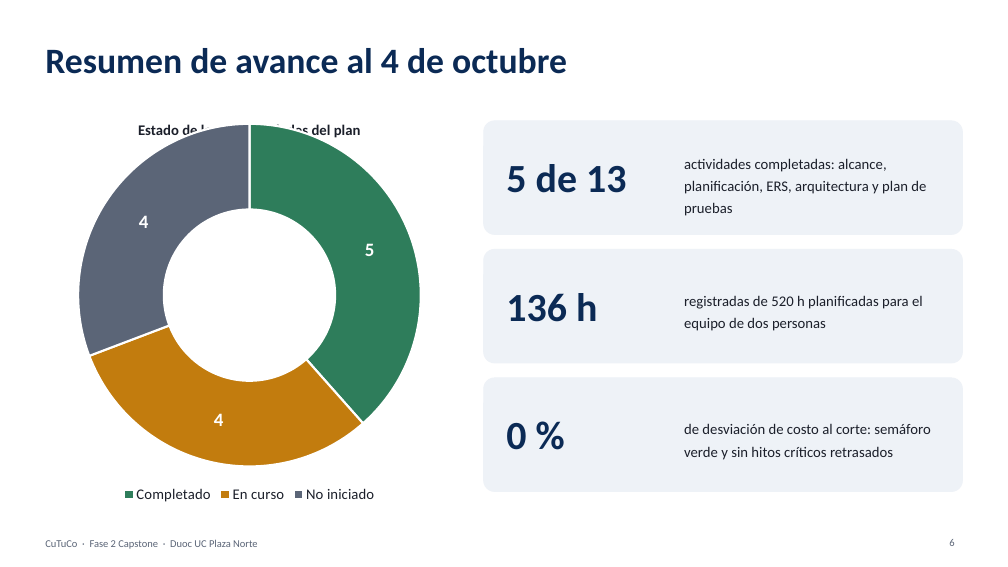
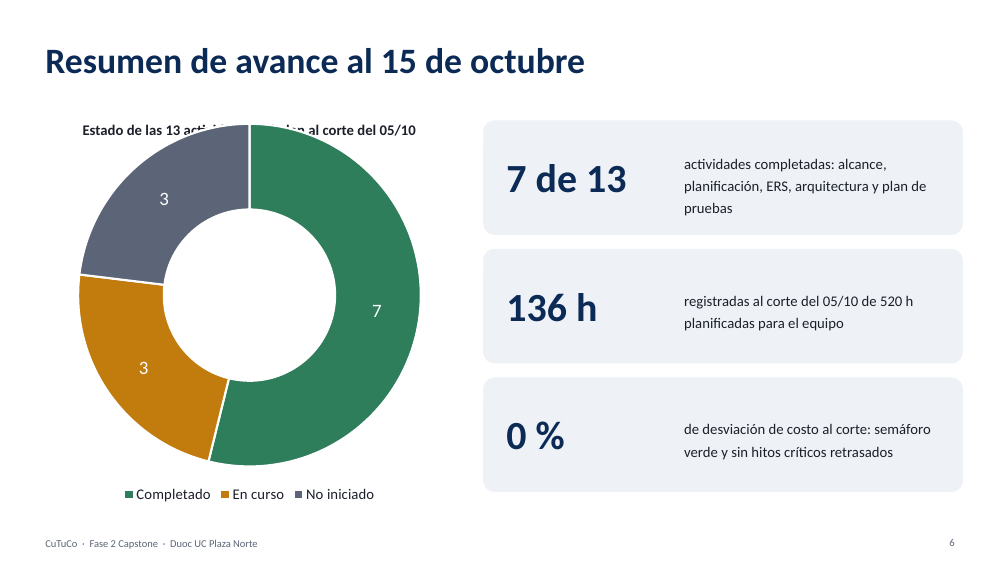
Before and after one commit to VichRo2005/cultiva_tu_compra, a slide deck: slide 6 of Fase 2/Evidencias Proyecto/Presentación Proyecto/CuTuCo Fase2.pptx. Drawn at 1008x567 pixels with LibreOffice and Linux fonts; fonts in the diff are those of the drawing; background and template pictures are left out. Boxes give left, top, right and bottom in pixels: in the first picture for what was removed or moved away, otherwise in the second. Text is boxed around its words. In the diff, an @@ line names an element or a change of style, - is before the commit and + after.

```diff
--- a/Fase 2/Evidencias Proyecto/Presentación Proyecto/CuTuCo Fase2.pptx
+++ b/Fase 2/Evidencias Proyecto/Presentación Proyecto/CuTuCo Fase2.pptx
@@ text at (x1=45, y1=48, x2=585, y2=74): text changed @@
-Resumen de avance al 4 de octubre
+Resumen de avance al 15 de octubre
@@ doughnut chart at (x1=45, y1=113, x2=454, y2=507) @@
@@ Series 1, Completado: 5 to 54 @@
@@ Series 1, En curso: 4 to 23 @@
@@ Series 1, No iniciado: 4 to 23 @@
@@ data labels of Series 1 changed @@
@@ hole size changed @@
@@ text at (x1=83, y1=122, x2=416, y2=139): text changed @@
-Estado de las 13 actividades del plan
+Estado de las 13 actividades del plan al corte del 05/10
@@ text at (x1=506, y1=164, x2=626, y2=193): text changed @@
-5 de 13
+7 de 13
@@ text at (x1=684, y1=295, x2=914, y2=331): text changed @@
-registradas de 520 h planificadas para el equipo de dos personas
+registradas al corte del 05/10 de 520 h planificadas para el equipo
```
Also in this commit, not shown: 16 other slides changed, 12 other files.
